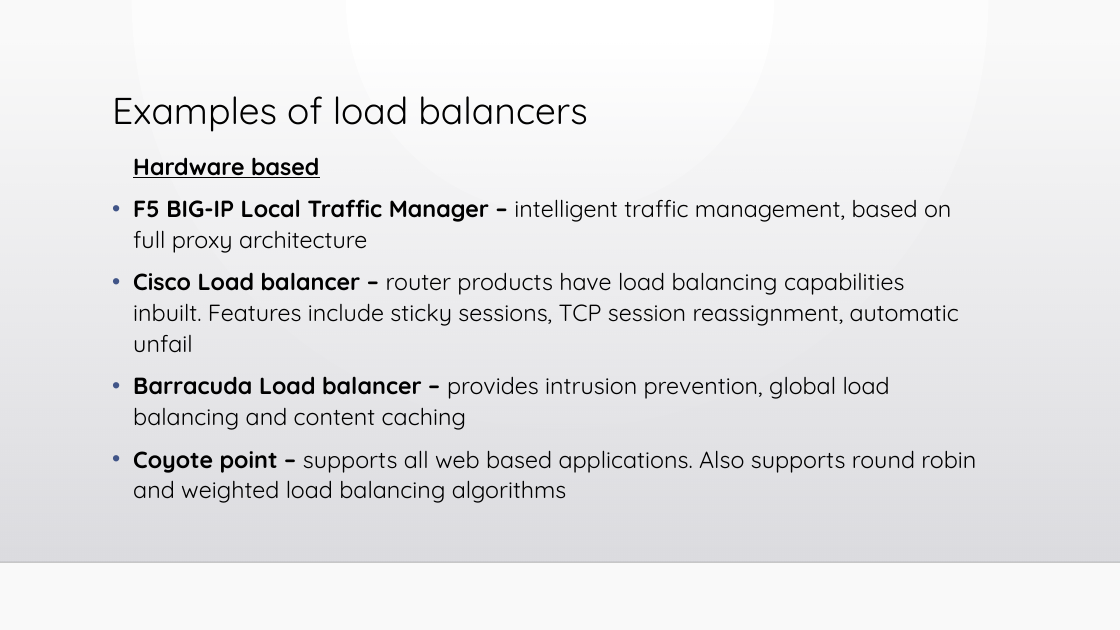
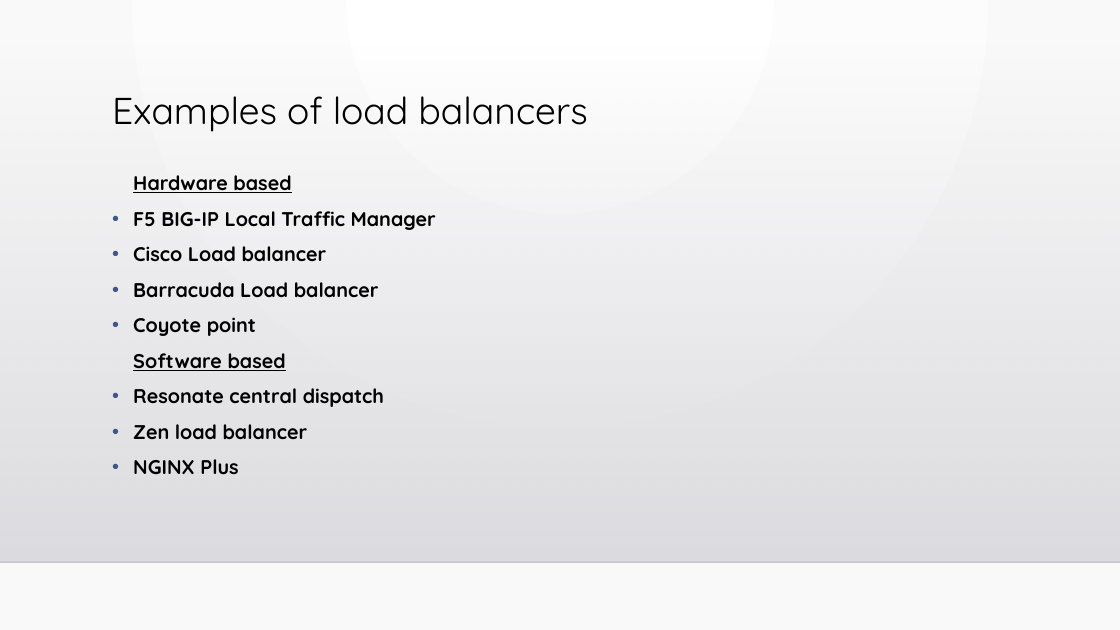
Before and after one commit to Shishir-Kul-012426401/DistributedSystems, a slide deck: slide 8 of Homework 9 - Distributed Applications/load_balancer.pptx (slide 5 before the commit). Drawn at 1120x630 pixels with LibreOffice and Linux fonts; fonts in the diff are those of the drawing; background and template pictures are left out. Boxes give left, top, right and bottom in pixels: in the first picture for what was removed or moved away, otherwise in the second. Text is boxed around its words. In the diff, an @@ line names an element or a change of style, - is before the commit and + after.

```diff
--- a/Homework 9 - Distributed Applications/load_balancer.pptx
+++ b/Homework 9 - Distributed Applications/load_balancer.pptx
@@ text "Hardware based": place and size @@
-text "Hardware based" at <box>133,157,976,503</box>
+text "Hardware based" at <box>133,175,436,475</box>
@@ text at <box>133,175,291,193</box>: size 20 to 17 pt in "Hardware based"; line spacing 1.1 to 1 @@
@@ text at <box>133,211,436,475</box>: text changed; size 20 to 17 pt; bold on @@
-• F5 BIG-IP Local Traffic Manager – intelligent traffic management, based on full proxy architecture
-• Cisco Load balancer – router products have load balancing capabilities inbuilt. Features include sticky sessions, TCP session reassignment, automatic unfail
-• Barracuda Load balancer – provides intrusion prevention, global load balancing and content caching
-• Coyote point – supports all web based applications. Also supports round robin and weighted load balancing algorithms
+• F5 BIG-IP Local Traffic Manager
+• Cisco Load balancer
+• Barracuda Load balancer
+• Coyote point
+Software based
+• Resonate central dispatch
+• Zen load balancer
+• NGINX Plus
```
Also in this commit, not shown: 4 other slides changed, 8 slides added, 1 slide removed.
